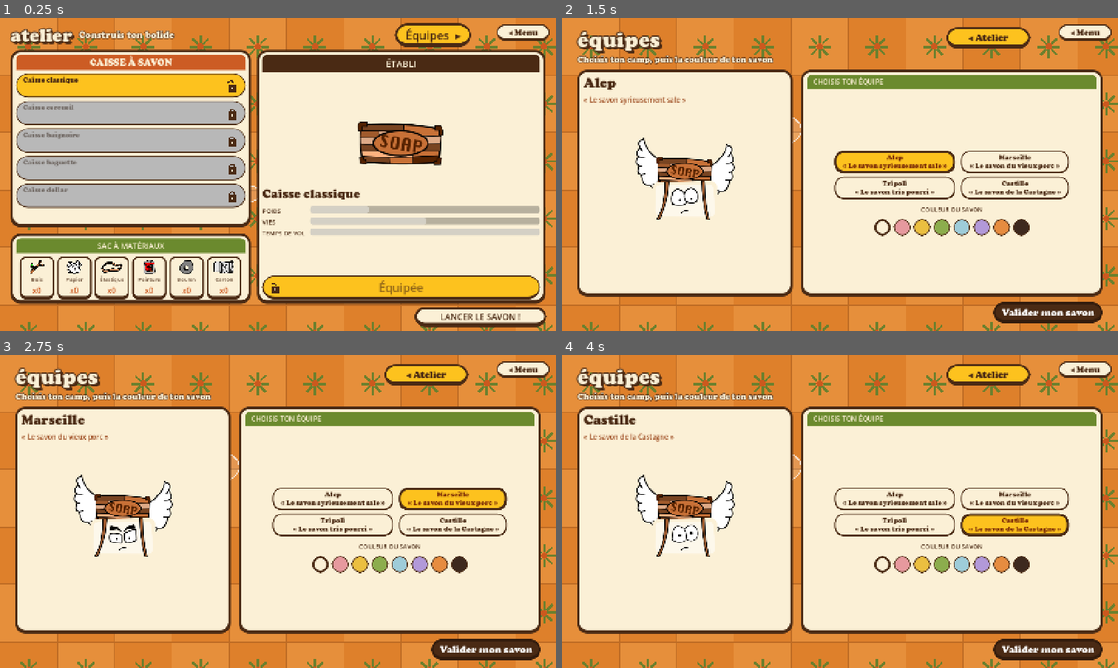
Above: before the commit, frames 1-4 (two rows, left to right).
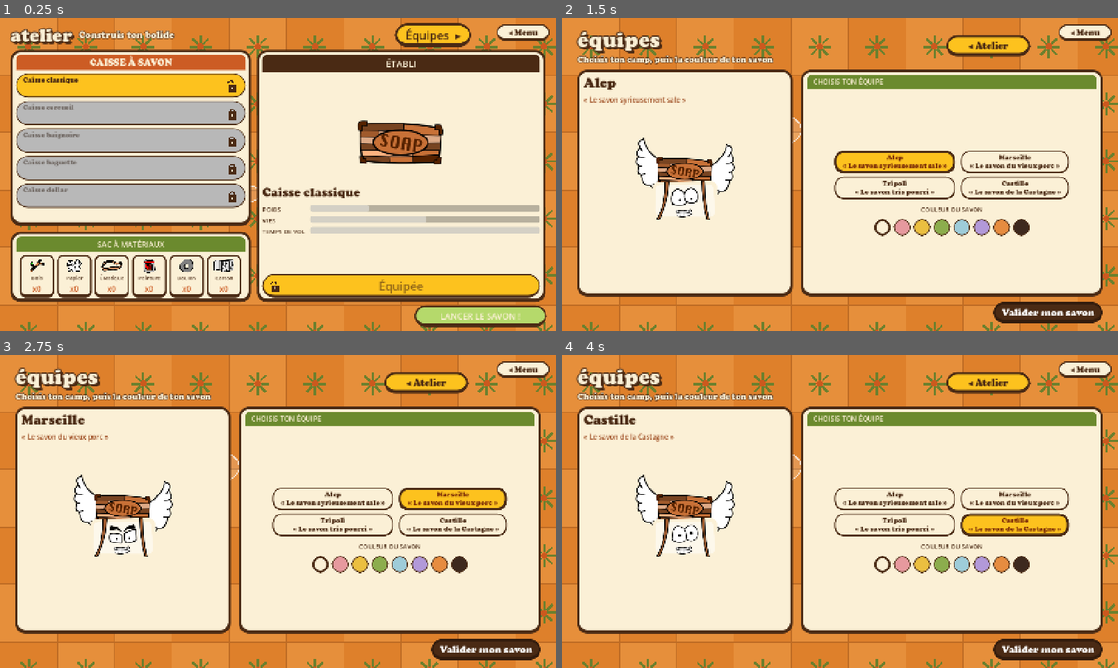
Above: after the commit, the same moments.

Repository: atostivint/LesAilesEtLaCaisse
Game: Godot game, scene res://scenes/atelier.tscn
Same seed, same stepped clock (60 frames per second), same inputs: the game is played once before the commit and once after it. Sound files missing from this copy of the repository are replaced by a short silence.
Inputs:
- Up to frame 1 (0.25 s): no input
- Up to frame 2 (1.5 s): click "Équipes ▸" at 0.5 s; click "Alep « Le savon syrieusement …" at 1.25 s
- Up to frame 3 (2.75 s): click "Marseille « Le savon du vieux…" at 2 s
- Up to frame 4 (4 s): click "Tripoli « Le savon tris pourr…" at 2.75 s; click "Castille « Le savon de la Cas…" at 3.5 s

The runs differ from the first frame. In frame 1, 9.9% of the frame differs, in the area x 1-99%, y 32-99%; in frame 2, 1.2%; in frame 3, 1.2%; in frame 4, 1.2%.

Commit message:
Musique : La-Sauterelle pendant le vol et les scores
Le vol (vol.tscn) et les écrans de score jouent La-Sauterelle.mp3 ;
le reste du jeu garde The_Bathroom.wav. Musique.jouer_piste() change
de piste sans redémarrer si la même est déjà en cours. Le MP3 est lu
depuis ses octets, comme le WAV.

Co-Authored-By: Claude Haiku 5.5 <noreply@anthropic.com>

Diff:
--- a/scenes/atelier.tscn
+++ b/scenes/atelier.tscn
@@ -121,6 +121,7 @@
 
 [node name="Titres" type="HBoxContainer" parent="Margin/Main/Haut"]
 layout_mode = 2
+size_flags_vertical = 4
 alignment = 1
 theme_override_constants/separation = 18
 
@@ -364,9 +365,9 @@
 unique_name_in_owner = true
 custom_minimum_size = Vector2(340, 48)
 layout_mode = 2
-theme_override_colors/font_color = Color(0.29, 0.165, 0.078, 1)
-theme_override_colors/font_pressed_color = Color(0.29, 0.165, 0.078, 1)
-theme_override_colors/font_focus_color = Color(0.29, 0.165, 0.078, 1)
+theme_override_colors/font_color = Color(0.984, 0.941, 0.839, 1)
+theme_override_colors/font_pressed_color = Color(0.984, 0.941, 0.839, 1)
+theme_override_colors/font_focus_color = Color(0.984, 0.941, 0.839, 1)
 theme_override_font_sizes/font_size = 22
 theme_override_styles/normal = SubResource("btn_yellow")
 theme_override_styles/hover = SubResource("btn_yellow")
--- a/scenes/equipes.tscn
+++ b/scenes/equipes.tscn
@@ -109,7 +109,7 @@
 [node name="Titres" type="VBoxContainer" parent="Marge/Main/Haut" unique_id=1512573380]
 layout_mode = 2
 size_flags_horizontal = 3
-size_flags_vertical = 0
+size_flags_vertical = 4
 theme_override_constants/separation = 6
 
 [node name="Titre" type="Label" parent="Marge/Main/Haut/Titres" unique_id=1811586187]
@@ -136,7 +136,7 @@
 [node name="Retour" type="Button" parent="Marge/Main/Haut" unique_id=130003554]
 custom_minimum_size = Vector2(220, 56)
 layout_mode = 2
-size_flags_vertical = 0
+size_flags_vertical = 4
 theme_override_colors/font_color = Color(0.29, 0.165, 0.078, 1)
 theme_override_fonts/font = ExtResource("3_font")
 theme_override_font_sizes/font_size = 24
--- a/scripts/atelier.gd
+++ b/scripts/atelier.gd
@@ -226,6 +226,27 @@
 	return label
 
 
+func _bouton_rejouer(bg: Color, survol: bool) -> StyleBoxFlat:
+	## Même style que le bouton « Rejouer » de l'écran des scores : brun au repos, vert au survol (bordure brune).
+	var style := StyleBoxFlat.new()
+	style.bg_color = bg
+	style.content_margin_left = 22.0
+	style.content_margin_right = 22.0
+	style.content_margin_top = 12.0
+	style.content_margin_bottom = 12.0
+	if survol:
+		style.border_color = BROWN
+		style.border_width_left = 4
+		style.border_width_top = 4
+		style.border_width_right = 4
+		style.border_width_bottom = 8
+	style.corner_radius_top_left = 40
+	style.corner_radius_top_right = 40
+	style.corner_radius_bottom_right = 40
+	style.corner_radius_bottom_left = 40
+	return style
+
+
 func _card_style(bg: Color, radius := 30, border := 6) -> StyleBoxFlat:
 	var style := StyleBoxFlat.new()
 	style.bg_color = bg
@@ -252,10 +273,10 @@
 
 
 func _habiller_boutons() -> void:
-	# Lancer le savon : vert, avec une légère pulsation pour donner envie de cliquer
-	launch_button.add_theme_stylebox_override("normal", _card_style(VERT, 40, 6))
+	# Lancer le savon : mêmes couleurs que « Rejouer » (écran des scores) — brun au repos, vert au survol
+	launch_button.add_theme_stylebox_override("normal", _bouton_rejouer(BROWN, false))
 	for etat in ["hover", "pressed", "focus"]:
-		launch_button.add_theme_stylebox_override(etat, _card_style(CREAM, 40, 6))
+		launch_button.add_theme_stylebox_override(etat, _bouton_rejouer(VERT, true))
 	# Équipes : au survol, fond crème et texte orange
 	var equipes_button: Button = get_node("Margin/Main/Haut/EquipesButton")
 	for etat in ["hover", "pressed", "focus"]:
--- a/scripts/musique.gd
+++ b/scripts/musique.gd
@@ -1,12 +1,16 @@
 extends Node
-## Musique de fond, jouée en continu sur tout le jeu (autoload « Musique »).
-## Elle démarre dès le lancement et ne s'arrête jamais : chaque écran peut l'appeler sans effet de bord.
+## Musique de fond (autoload « Musique »).
+## Par défaut : The_Bathroom.wav, sur les menus et le reste du jeu. Le vol (course) et les scores
+## jouent La-Sauterelle.mp3 via jouer_piste(PISTE_COURSE). Une piste ne redémarre pas si on la redemande.
 ## Le WAV est lu directement (sans passer par l'import de Godot) : son format est lu dans son en-tête.
+## Le MP3 est lu de la même façon, depuis ses octets.
 
 const PISTE := "res://audio/The_Bathroom.wav"
+const PISTE_COURSE := "res://audio/La-Sauterelle.mp3"
 
 var _lecteur: AudioStreamPlayer
 var _chrono := 0.0
+var _piste := ""
 
 
 func _ready() -> void:
@@ -14,17 +18,24 @@
 	_lecteur.bus = "Master"
 	_lecteur.volume_db = 0.0
 	add_child(_lecteur)
-	_lecteur.stream = _charger_wav(PISTE)
-	if _lecteur.stream == null:
-		push_warning("Musique : impossible de lire %s" % PISTE)
 	jouer()
 
 
 func jouer() -> void:
+	jouer_piste(PISTE)
+
+
+func jouer_piste(chemin: String) -> void:
 	AudioServer.set_bus_mute(AudioServer.get_bus_index("Master"), false)
+	if chemin != _piste:
+		_piste = chemin
+		_lecteur.stop()
+		_lecteur.stream = _charger(chemin)
+		if _lecteur.stream == null:
+			push_warning("Musique : impossible de lire %s" % chemin)
 	if _lecteur.stream and not _lecteur.playing:
 		_lecteur.play()
-		print("Musique : lecture de %s (durée %.1f s)" % [PISTE, _lecteur.stream.get_length()])
+		print("Musique : lecture de %s (durée %.1f s)" % [chemin, _lecteur.stream.get_length()])
 
 
 func arreter() -> void:
@@ -37,6 +48,15 @@
 	if _chrono >= 2.0:
 		_chrono = 0.0
 		print("Musique : en lecture=%s, niveau Master=%.1f dB" % [_lecteur.playing, AudioServer.get_bus_peak_volume_left_db(0, 0)])
+
+
+func _charger(chemin: String) -> AudioStream:
+	if chemin.ends_with(".mp3"):
+		var mp3 := AudioStreamMP3.load_from_buffer(FileAccess.get_file_as_bytes(chemin))
+		if mp3:
+			mp3.loop = true
+		return mp3
+	return _charger_wav(chemin)
 
 
 func _charger_wav(chemin: String) -> AudioStreamWAV:
--- a/scripts/personnage.gd
+++ b/scripts/personnage.gd
@@ -23,8 +23,8 @@
 	"res://artwork/yeux/yeux_plisses.svg",
 	"res://artwork/yeux/savon_bleu_yeux_inquiets.svg",
 ]
-# Une seule bouche, celle du dépôt, pour tous les personnages (index 1 : sourire)
-const BOUCHES := [1, 1, 1, 1]
+# Une seule bouche, celle du dépôt, pour tous les personnages (sourire)
+const BOUCHE := "res://artwork/sprites/savon_bleu_bouche_sourire.svg"
 
 
 static func appliquer(savon, equipe: int, couleur_corps: Color) -> void:
@@ -41,7 +41,7 @@
 	var bouche: Sprite2D = savon.get_node("Visuals/Bouche")
 	bouche.visible = true
 	bouche.position = Vector2(0, 12)
-	bouche.texture = savon.mouths[BOUCHES[index]]
+	bouche.texture = load(BOUCHE)
 	savon.body_color = couleur_corps
 
 
--- a/scripts/score_ecran.gd
+++ b/scripts/score_ecran.gd
@@ -43,6 +43,7 @@
 
 
 func _ready() -> void:
+	Musique.jouer_piste(Musique.PISTE_COURSE)
 	var d: Dictionary = MOODS.get(mood, MOODS["excellent"])
 	var accent: Color = d["accent"]
 	# Pastille et « À SUIVRE » : texte marron sans fond
--- a/scripts/vol.gd
+++ b/scripts/vol.gd
@@ -56,6 +56,7 @@
 
 
 func _ready() -> void:
+	Musique.jouer_piste(Musique.PISTE_COURSE)
 	tuning = GameState.tuning
 	var crate_id: String = test_crate if test_crate != "" else GameState.equipped
 	course = Course.new(tuning, tuning.course_seed)
Not shown, added: audio/La-Sauterelle.mp3.import
Not shown: 1 places in scenes/bonus.tscn that only renumber resources
Not shown: 1 places in scenes/level.tscn that only renumber resources
Not shown: 1 places in scenes/soap_a.tscn that only renumber resources
Not shown: 1 places in scenes/trap.tscn that only renumber resources
Not shown, added: audio/La-Sauterelle.mp3
